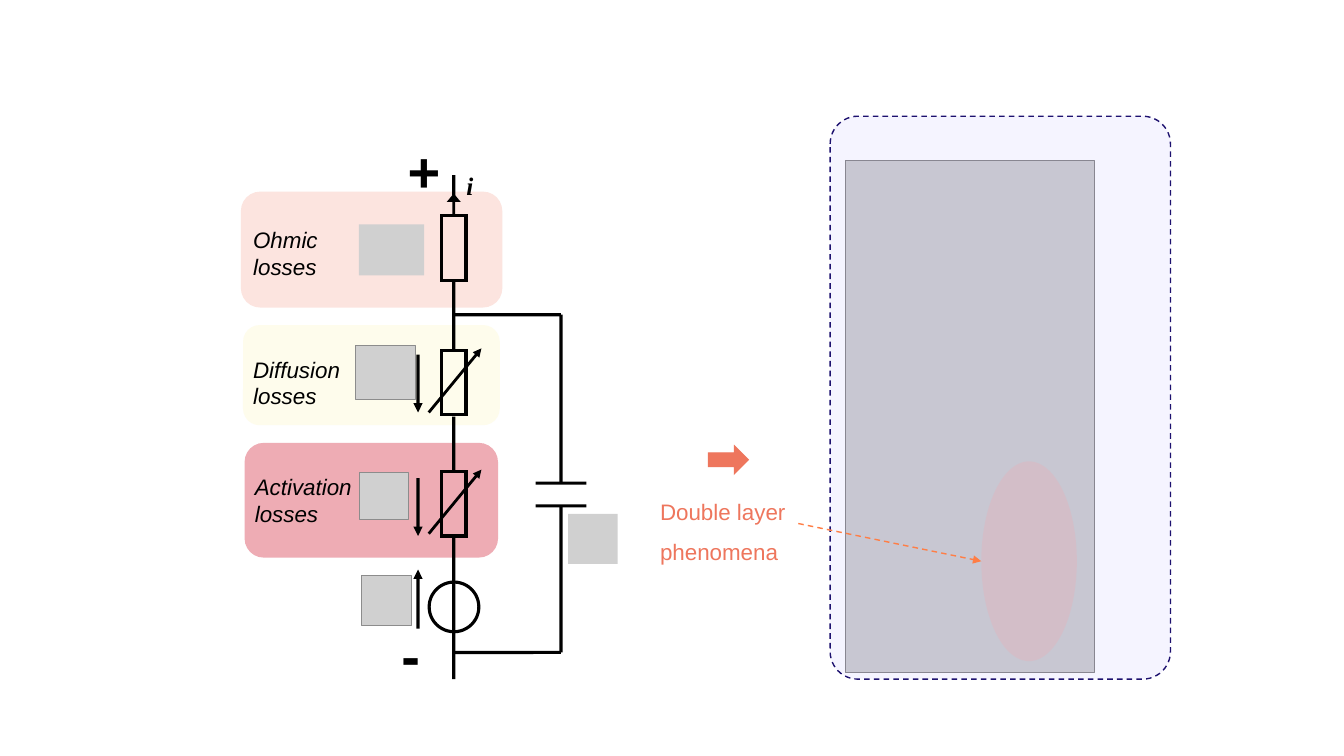
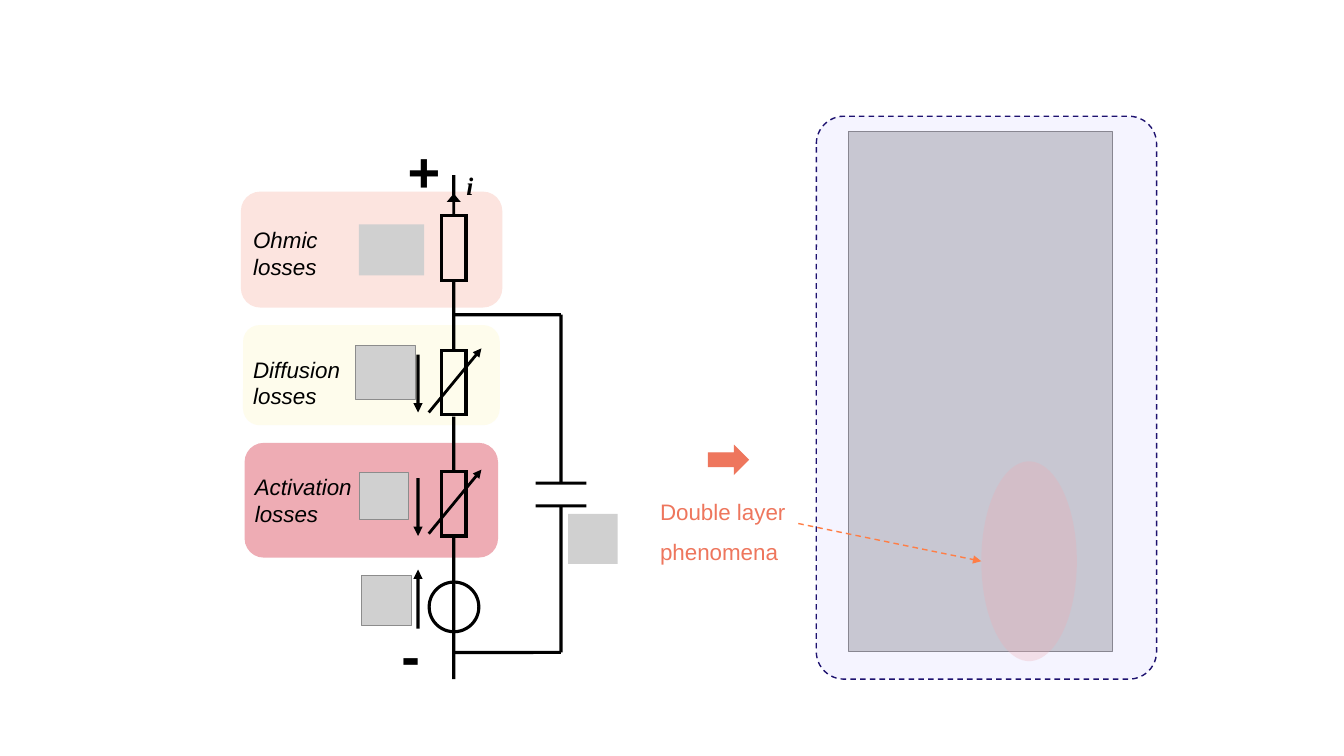
Before and after one commit to aesim-tech/simba-python-examples, a slide deck: slide 3 of 48. FuelCell Modeling/fig/fig.pptx. Drawn at 1344x756 pixels with LibreOffice and Linux fonts; fonts in the diff are those of the drawing; grey boxes stand for pictures. Boxes give left, top, right and bottom in pixels: in the first picture for what was removed or moved away, otherwise in the second. Text is boxed around its words. In the diff, an @@ line names an element or a change of style, - is before the commit and + after.

```diff
--- a/48. FuelCell Modeling/fig/fig.pptx
+++ b/48. FuelCell Modeling/fig/fig.pptx
@@ rounded rectangle: place and size @@
-rounded rectangle at (831,116,1172,679)
+rounded rectangle at (817,116,1157,679)
@@ picture: place and size @@
-picture at (846,160,1095,673)
+picture at (849,132,1113,651)
```
Also in this commit, not shown: 2 other slides changed, 9 other files.
